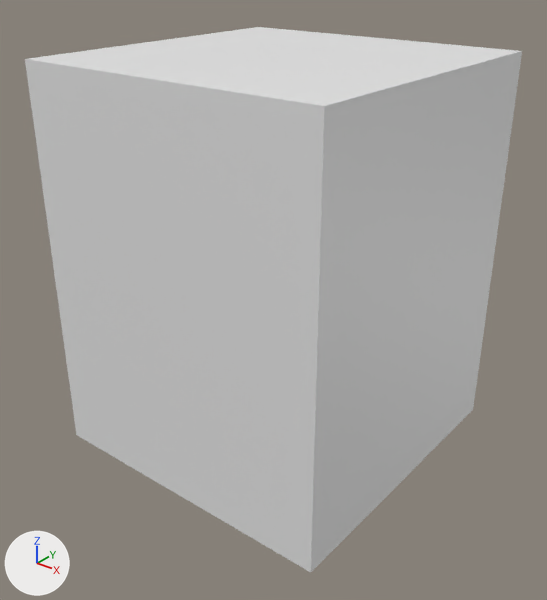
An edit to the Blender file BlenderModels/GasStation/Interior/CoffeeMachine.blend, drawn before and after from the same camera.
Both versions are drawn from a 50 mm camera at (0.551, -0.704, 0.625) aimed at (0.007, -0.023, 0.203). Lighting does not change. The marker at lower left points along +X, +Y and +Z. The first picture is the older version.

Before the edit, the objects in view are built like this:
```python
me_cube = bpy.data.meshes.new('Cube')
me_cube.from_pydata(...)  # a box spanning x -1.0..1.0, y -1.0..1.0, z -1.0..1.0
ob_coffeemachine = bpy.data.objects.new('CoffeeMachine', me_cube)
ob_coffeemachine.location = (0.0, 0.0, 0.25)
ob_coffeemachine.scale = (0.2, 0.2, 0.25)
```
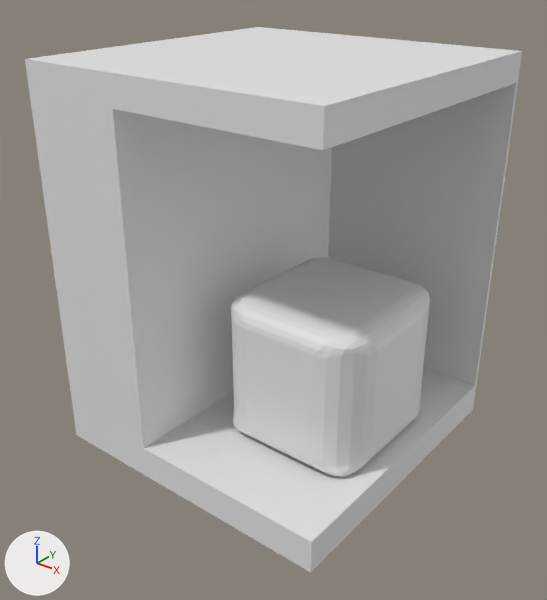
ob_coffeemachine_001 is not drawn itself; it is used by a modifier of ob_coffeemachine.

Changed parts and their boxes [x1, y1, x2, y2] in the pictures (547 x 600 px):
'CoffeeMachine', modifiers changed, reshaped: [25, 27, 522, 572] in both
'CoffeeMachine.002', added: after [231, 257, 430, 477]

The change, as a diff of the scene's bpy script:
```diff
--- a/BlenderModels/GasStation/Interior/CoffeeMachine.blend.py
+++ b/BlenderModels/GasStation/Interior/CoffeeMachine.blend.py
@@ ob_coffeemachine @@
 ob_coffeemachine.scale = (0.2, 0.2, 0.25)
+_m = ob_coffeemachine.modifiers.new('Boolean', 'BOOLEAN')
+_m.object = ob_coffeemachine_001
@@ ob_coffeemachine_001 @@
+ob_coffeemachine_001 = bpy.data.objects.new('CoffeeMachine.001', me_cube)
+ob_coffeemachine_001.location = (0.098, -0.005, 0.254)
+ob_coffeemachine_001.scale = (0.158, 0.2, 0.21)
+ob_coffeemachine_001.hide_set(True)
@@ ob_coffeemachine_002 @@
+ob_coffeemachine_002 = bpy.data.objects.new('CoffeeMachine.002', me_cube)
+ob_coffeemachine_002.location = (0.082, -0.004, 0.138)
+ob_coffeemachine_002.scale = (0.0996, 0.106, 0.0914)
+_m = ob_coffeemachine_002.modifiers.new('Bevel', 'BEVEL')
+_m.width = 0.5
+_m.width_pct = 0.5
+_m.segments = 5
+_m.limit_method = 'WEIGHT'
```
